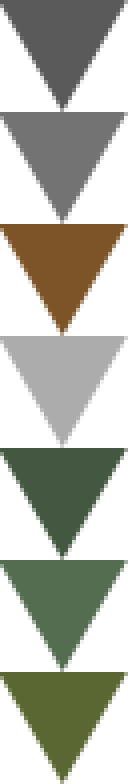
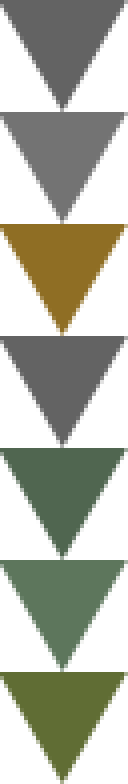
Comparing the layer stacks of the two 128 × 784 images. Changes:
painted on "normal" over [0,0,128,112]
painted on "selected" over [0,224,128,336]
"placeholder": opacity 50% → 100%, painted on it over [0,336,128,448]
painted on "group" over [0,448,128,560]
painted on "group hover" over [0,560,128,672]
painted on "group hover selected" over [0,672,128,784]
